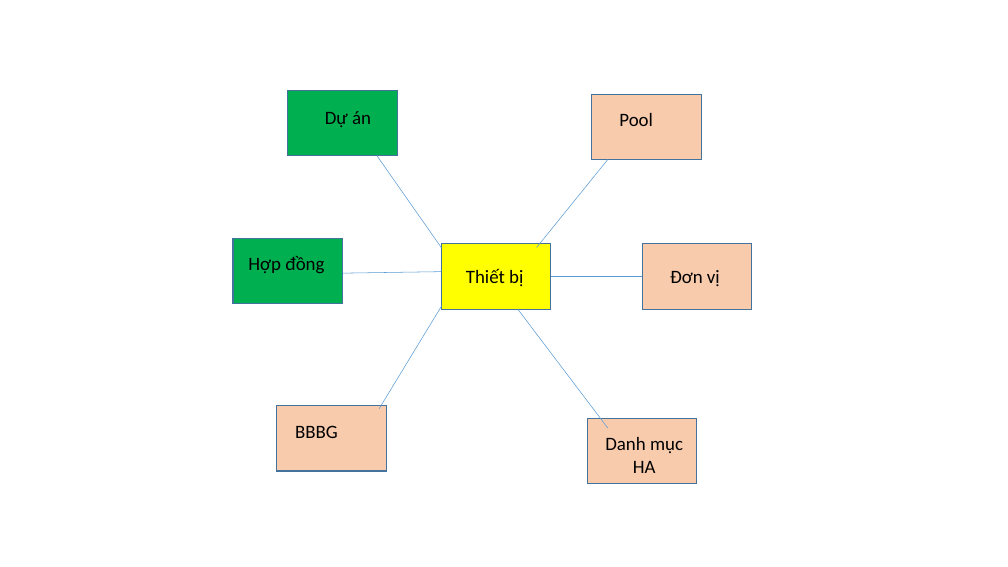
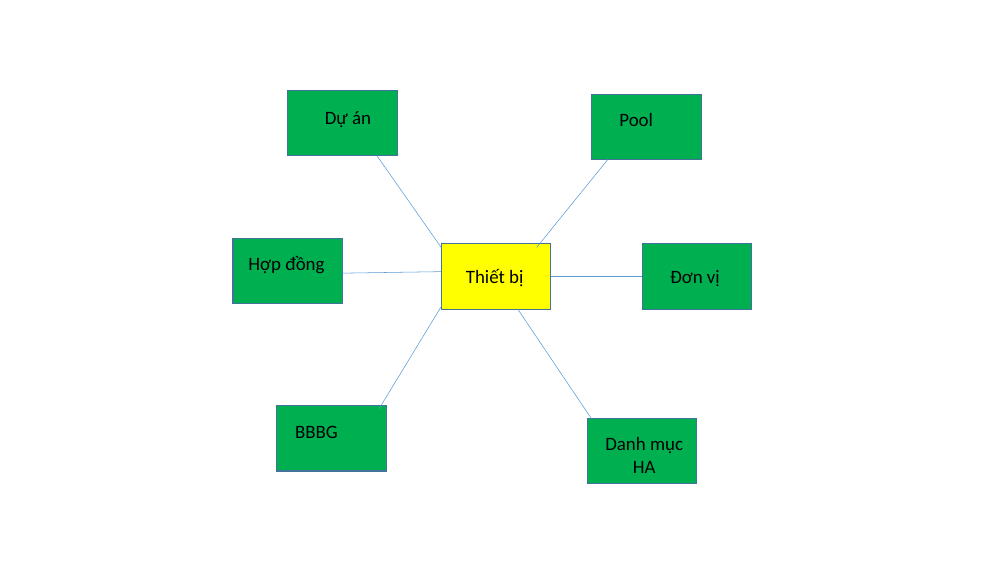
Before and after one commit to lamxung55/infra_supply, a slide deck: slide 1 of doc/Data.pptx. Drawn at 1008x567 pixels with LibreOffice and Linux fonts; fonts in the diff are those of the drawing. Boxes give left, top, right and bottom in pixels: in the first picture for what was removed or moved away, otherwise in the second. Text is boxed around its words. In the diff, an @@ line names an element or a change of style, - is before the commit and + after.

```diff
--- a/doc/Data.pptx
+++ b/doc/Data.pptx
@@ fill #F8CBAD to #00B050 in 4 elements at (642,244,752,309), (277,406,386,471), (588,419,697,484), (591,95,701,160) @@
@@ line moved from (518, 309) - (608, 428) to (518, 309) - (591, 419) @@
```
Also in this commit, not shown: 49 other files.
